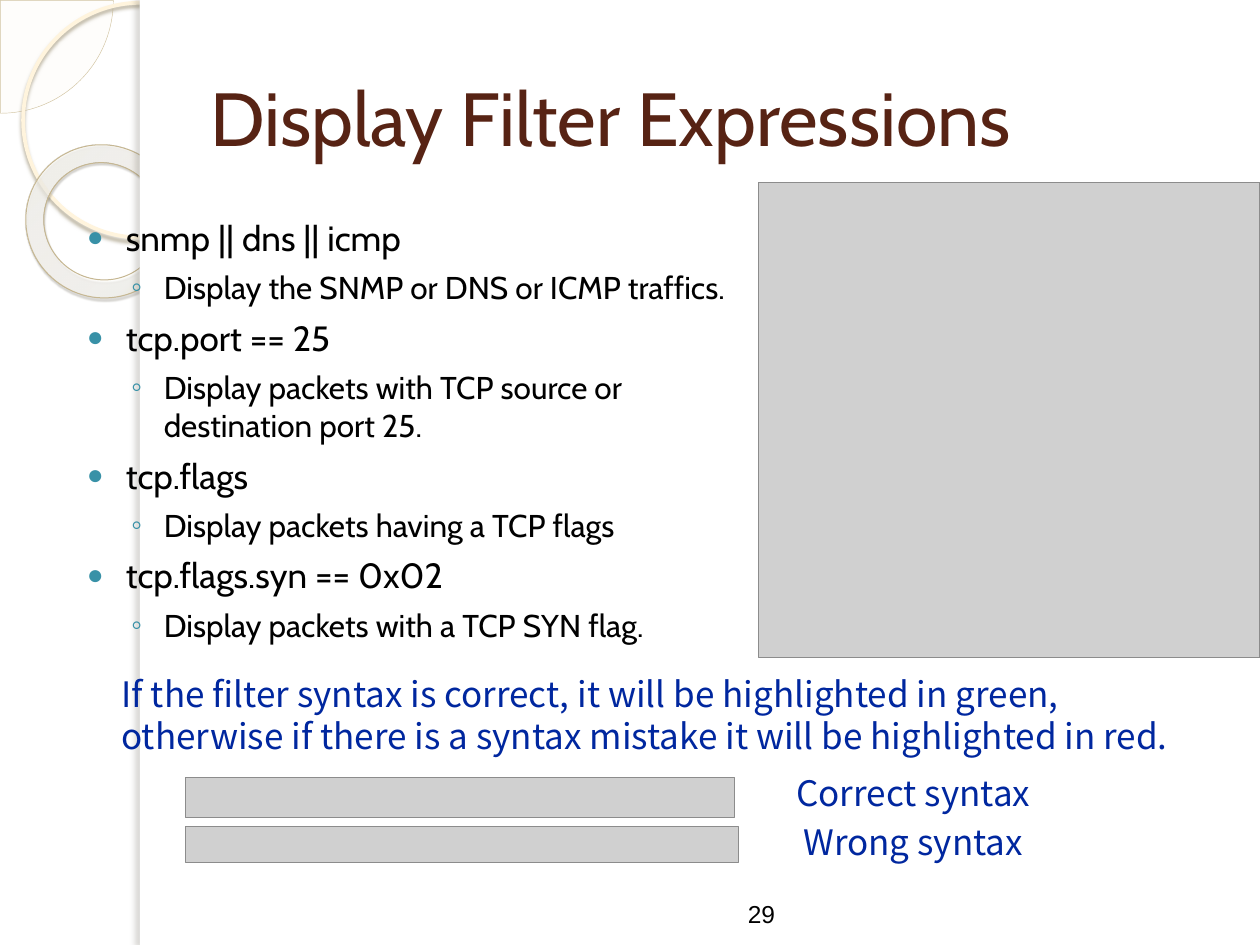
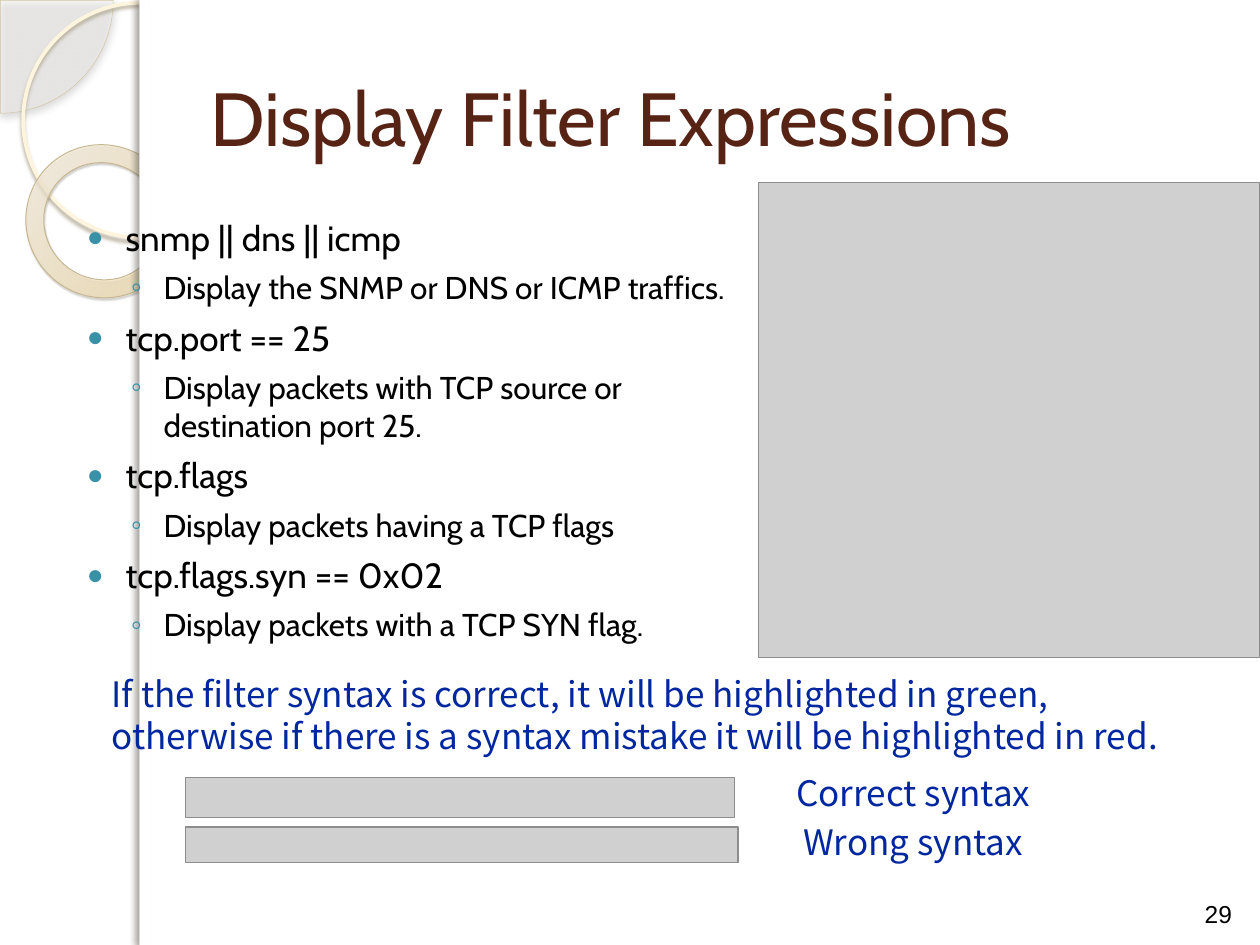
Before and after one commit to centuryhopper/Fall2022CourseContents, a slide deck: slide 29 of CIS6395/Traffic-Analysis-1.pptx. Drawn at 1260x945 pixels with LibreOffice and Linux fonts; fonts in the diff are those of the drawing; grey boxes stand for pictures; background and template pictures are left out. Boxes give left, top, right and bottom in pixels: in the first picture for what was removed or moved away, otherwise in the second. Text is boxed around its words. In the diff, an @@ line names an element or a change of style, - is before the commit and + after.

```diff
--- a/CIS6395/Traffic-Analysis-1.pptx
+++ b/CIS6395/Traffic-Analysis-1.pptx
@@ pie slice (boxed as its full ellipse) at bbox=[0, 0, 113, 113]: shadow on @@
@@ rectangle at bbox=[140, 0, 1260, 945]: shadow on @@
@@ donut at bbox=[0, 113, 211, 329]: fill gradient #FFFCF6 to #FFFEFB to #F0D28E to gradient #EED18E to #FEFAF6; shadow changed @@
@@ text "If the filter syntax is ...": place and size @@
-text "If the filter syntax is ..." at bbox=[121, 678, 1168, 758]
+text "If the filter syntax is ..." at bbox=[112, 678, 1158, 759]
@@ page number: place and size @@
-page number at bbox=[748, 906, 775, 924]
+page number at bbox=[1205, 906, 1232, 924]
@@ page number at bbox=[1205, 906, 1232, 924]: alignment right to centre @@
```
Also in this commit, not shown: 53 other slides changed, 14 other files.
